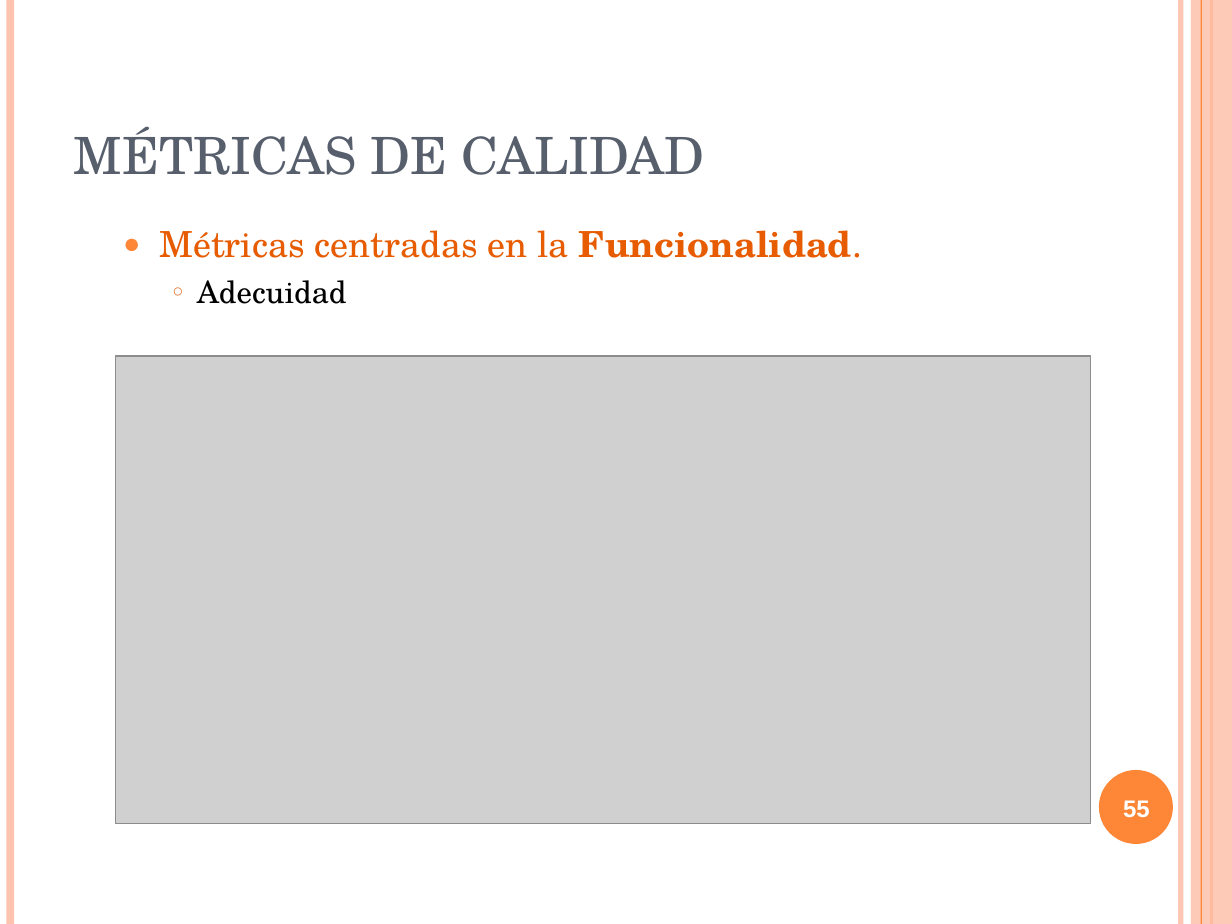
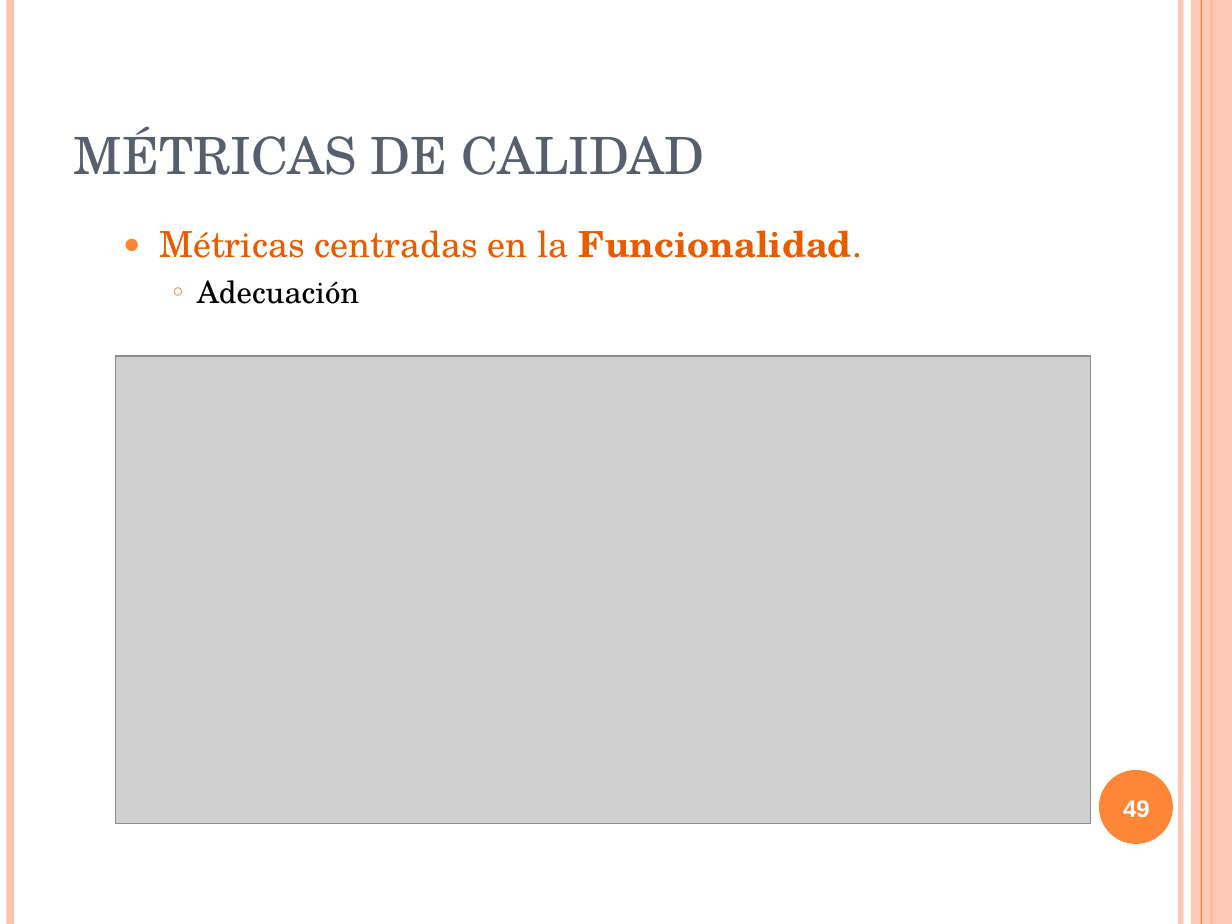
Before and after one commit to txedo/isi-auditoria, a slide deck: slide 49 of calidad/Trabajo/presentacion/presentacionCalidad.ppt (slide 55 before the commit). Drawn at 1232x924 pixels with LibreOffice and Linux fonts; fonts in the diff are those of the drawing; grey boxes stand for pictures. Boxes give left, top, right and bottom in pixels: in the first picture for what was removed or moved away, otherwise in the second. Text is boxed around its words. In the diff, an @@ line names an element or a change of style, - is before the commit and + after.

```diff
--- a/calidad/Trabajo/presentacion/presentacionCalidad.ppt
+++ b/calidad/Trabajo/presentacion/presentacionCalidad.ppt
@@ text at <box>197,280,359,304</box>: text changed @@
-    ○ Adecuidad
+    ○ Adecuación
@@ page number at <box>1123,800,1150,818</box>: text changed @@
-55
+49
```
Also in this commit, not shown: 14 other slides changed, 6 slides removed, 1 other file.
